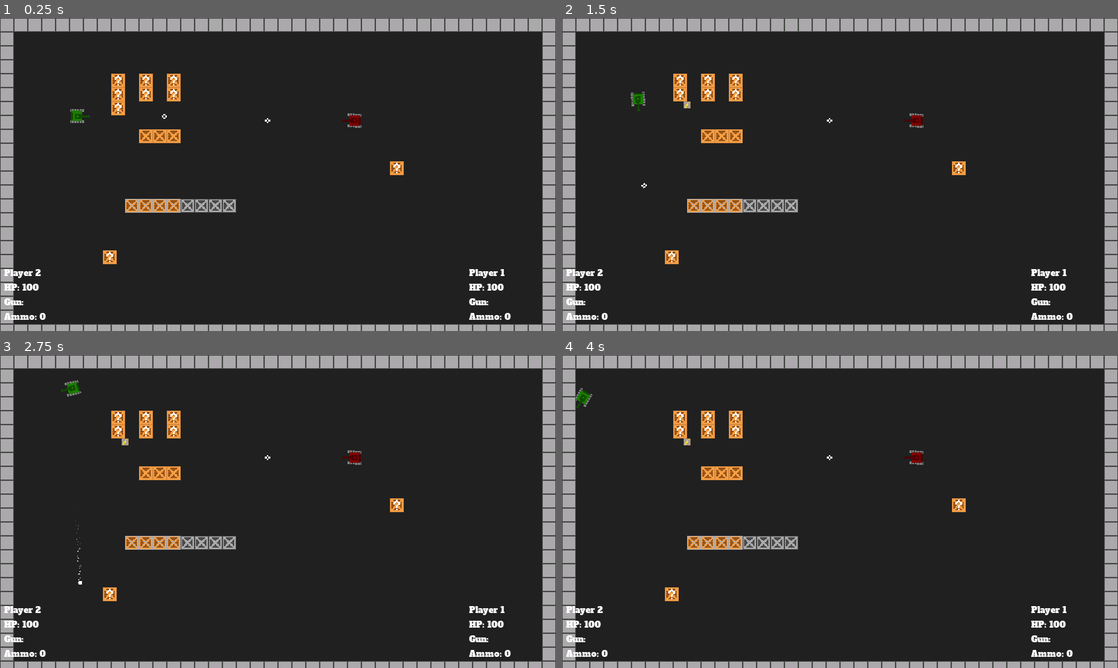
Above: before the commit, frames 1-4 (two rows, left to right).
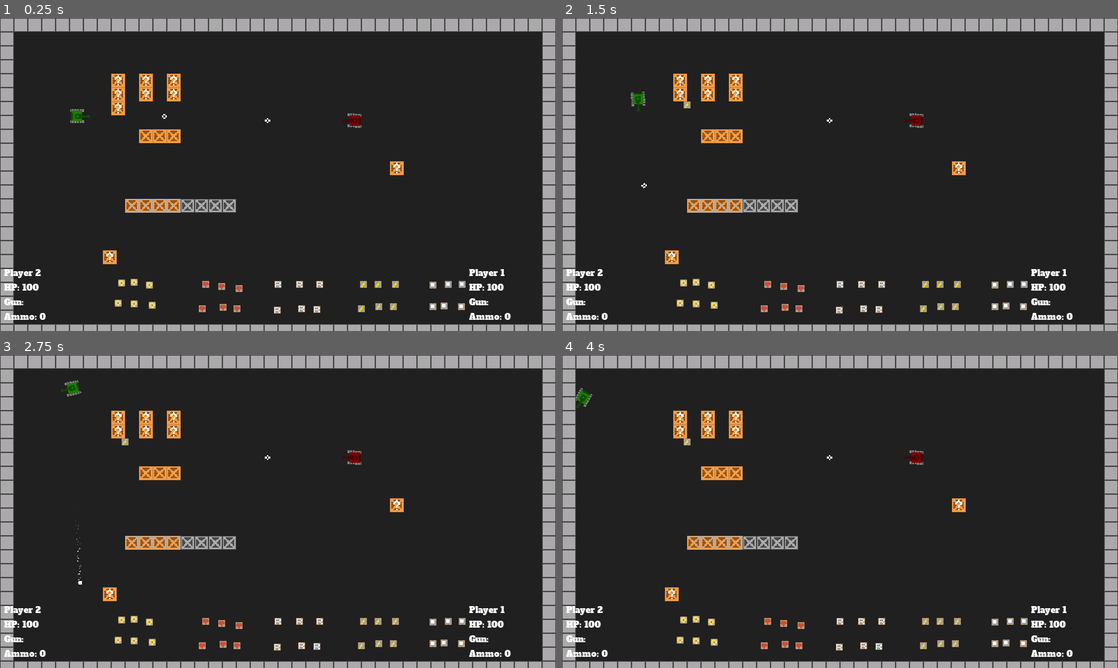
Above: after the commit, the same moments.

Repository: gw935/Skriptsprachen_Spiel
Game: Godot game, scene res://Scenes/Test_Level.tscn
The game is run twice, just before and just after one commit, with the same random seed, the same clock (stepped at 60 frames per second) and the same inputs. This scene is started directly instead of the project's main scene. Sound files missing from this copy of the repository are replaced by a short silence.
Inputs:
- Up to frame 1 (0.25 s): no input
- Up to frame 2 (1.5 s): tap Enter at 0.5 s; hold Right (right) 0.53-1.28 s; hold Keypad 0 (fire) 0.53-1.28 s; hold Down (down) from 1.28 s (still down); tap Keypad 0 (fire) at 1.35 s
- Up to frame 3 (2.75 s): release Down (down) at 2.03 s; hold Right (right) from 2.03 s (still down); hold Keypad 0 (fire) from 2.03 s (still down)
- Up to frame 4 (4 s): release Right (right) at 2.78 s; release Keypad 0 (fire) at 2.78 s; hold Up (up) 2.78-3.53 s; tap Keypad 0 (fire) at 2.85 s; hold Left (left) from 3.53 s (still down); hold Keypad 0 (fire) from 3.53 s (still down)

The runs differ from the first frame. In frame 1, 0.8% of the frame differs, in the area x 20-84%, y 83-95%; in frame 2, 0.8%; in frame 3, 0.8%; in frame 4, 0.8%.

Commit message:
Teststage expanded, "Fixed" edge case if both players died
added 2 Bullet images

Diff:
--- a/Scenes/Map.gd
+++ b/Scenes/Map.gd
@@ -24,14 +24,26 @@
 	player_2.connect("bulletIndex_changed", self, "_on_bulletIndex_changed_player_2")
 	player_2.connect("tank_died", self, "_on_Tank_died")
 
+var p1 = 0
+var p2 = 0
 
 func _on_Tank_died(player):
 	if player == "_2":
 		print("Player 2 died")
-		ui.gameOver(1)
+		p1 = 1
 	else:
 		print("Player 1 died")
+		p2 = 1
+
+
+	if p1 && p2:
+		ui.gameOver("s have not")
+	elif p1 == 1 && p2 == 0:
+		ui.gameOver(1)
+	elif p2 ==1 && p1 == 0:
 		ui.gameOver(2)
+
+
 
 
 func _on_health_changed_player_1(health):
--- a/Scenes/Test_Level.tscn
+++ b/Scenes/Test_Level.tscn
@@ -8,6 +8,11 @@
 [ext_resource path="res://Entities/Obstacles/ItemCrate.tscn" type="PackedScene" id=6]
 [ext_resource path="res://UI/UI.tscn" type="PackedScene" id=7]
 [ext_resource path="res://Entities/Obstacles/Reinforced_Wood_Crate.tscn" type="PackedScene" id=8]
+[ext_resource path="res://Entities/PowerUps/Health_Power_Pickup.tscn" type="PackedScene" id=9]
+[ext_resource path="res://Entities/PowerUps/Speed_Power_Pickup.tscn" type="PackedScene" id=10]
+[ext_resource path="res://Entities/PowerUps/Explosion_Power_Pickup.tscn" type="PackedScene" id=11]
+[ext_resource path="res://Entities/PowerUps/Reload_Power_Pickup.tscn" type="PackedScene" id=12]
+[ext_resource path="res://Entities/PowerUps/Stronger_Bullet_Pickup.tscn" type="PackedScene" id=13]
 
 [node name="Test_Level" type="Node2D"]
 script = ExtResource( 2 )
@@ -491,5 +496,95 @@
 
 [node name="UI" parent="." instance=ExtResource( 7 )]
 
+[node name="Explosion_Power_Pickup" parent="." instance=ExtResource( 11 )]
+position = Vector2( 140, 305 )
+
+[node name="Explosion_Power_Pickup2" parent="." instance=ExtResource( 11 )]
+position = Vector2( 154, 304 )
+
+[node name="Explosion_Power_Pickup3" parent="." instance=ExtResource( 11 )]
+position = Vector2( 172, 307 )
+
+[node name="Explosion_Power_Pickup4" parent="." instance=ExtResource( 11 )]
+position = Vector2( 136, 328 )
+
+[node name="Explosion_Power_Pickup5" parent="." instance=ExtResource( 11 )]
+position = Vector2( 154, 329 )
+
+[node name="Explosion_Power_Pickup6" parent="." instance=ExtResource( 11 )]
+position = Vector2( 175, 330 )
+
+[node name="Health_Power_Pickup" parent="." instance=ExtResource( 9 )]
+position = Vector2( 237, 306 )
+
+[node name="Health_Power_Pickup2" parent="." instance=ExtResource( 9 )]
+position = Vector2( 255, 309 )
+
+[node name="Health_Power_Pickup3" parent="." instance=ExtResource( 9 )]
+position = Vector2( 275, 311 )
+
+[node name="Health_Power_Pickup4" parent="." instance=ExtResource( 9 )]
+position = Vector2( 233, 334 )
+
+[node name="Health_Power_Pickup5" parent="." instance=ExtResource( 9 )]
+position = Vector2( 257, 333 )
+
+[node name="Health_Power_Pickup6" parent="." instance=ExtResource( 9 )]
+position = Vector2( 273, 334 )
+
+[node name="Reload_Power_Pickup" parent="." instance=ExtResource( 12 )]
+position = Vector2( 320, 306 )
+
+[node name="Reload_Power_Pickup2" parent="." instance=ExtResource( 12 )]
+position = Vector2( 345, 306 )
+
+[node name="Reload_Power_Pickup3" parent="." instance=ExtResource( 12 )]
+position = Vector2( 368, 306 )
+
+[node name="Reload_Power_Pickup4" parent="." instance=ExtResource( 12 )]
+position = Vector2( 319, 336 )
+
+[node name="Reload_Power_Pickup5" parent="." instance=ExtResource( 12 )]
+position = Vector2( 347, 334 )
+
+[node name="Reload_Power_Pickup6" parent="." instance=ExtResource( 12 )]
+position = Vector2( 365, 335 )
+
+[node name="Speed_Power_Pickup" parent="." instance=ExtResource( 10 )]
+position = Vector2( 418, 306 )
+
+[node name="Speed_Power_Pickup2" parent="." instance=ExtResource( 10 )]
+position = Vector2( 435, 306 )
+
+[node name="Speed_Power_Pickup3" parent="." instance=ExtResource( 10 )]
+position = Vector2( 455, 306 )
+
+[node name="Speed_Power_Pickup4" parent="." instance=ExtResource( 10 )]
+position = Vector2( 416, 334 )
+
+[node name="Speed_Power_Pickup5" parent="." instance=ExtResource( 10 )]
+position = Vector2( 436, 332 )
+
+[node name="Speed_Power_Pickup6" parent="." instance=ExtResource( 10 )]
+position = Vector2( 453, 332 )
+
+[node name="Stronger_Bullet_Pickup" parent="." instance=ExtResource( 13 )]
+position = Vector2( 498, 307 )
+
+[node name="Stronger_Bullet_Pickup2" parent="." instance=ExtResource( 13 )]
+position = Vector2( 516, 306 )
+
+[node name="Stronger_Bullet_Pickup3" parent="." instance=ExtResource( 13 )]
+position = Vector2( 532, 306 )
+
+[node name="Stronger_Bullet_Pickup4" parent="." instance=ExtResource( 13 )]
+position = Vector2( 498, 332 )
+
+[node name="Stronger_Bullet_Pickup5" parent="." instance=ExtResource( 13 )]
+position = Vector2( 511, 331 )
+
+[node name="Stronger_Bullet_Pickup6" parent="." instance=ExtResource( 13 )]
+position = Vector2( 531, 332 )
+
 [editable path="Player_1"]
 [editable path="Player_2"]
Binary file added: Assets/Sniper_Bullet_Pickup.png
Not shown, added: Assets/Sniper_Bullet_Pickup.png.import
Binary file added: Assets/Triple_Bullet_Pickup.png
Not shown, added: Assets/Triple_Bullet_Pickup.png.import
Not shown: 1 places in Scenes/Test_Level.tscn that only renumber resources
